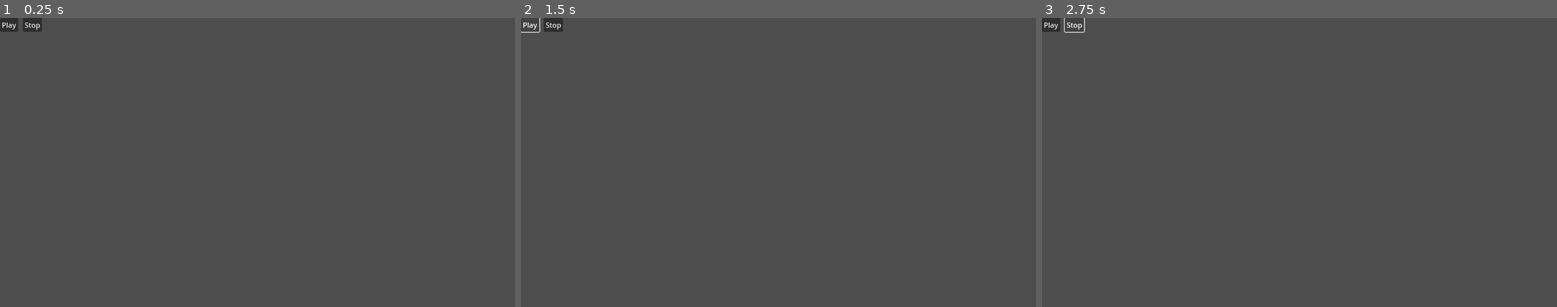
Above: before the commit, frames 1-3 (left to right).
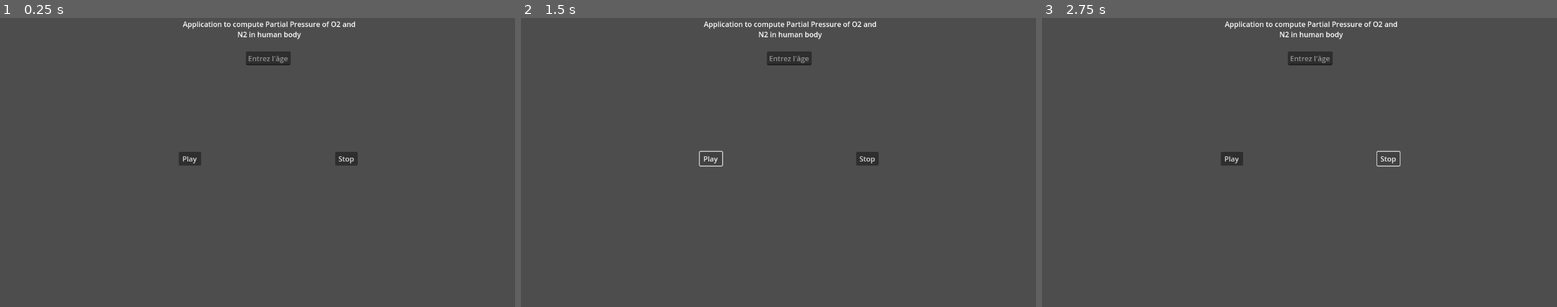
Above: after the commit, the same moments.

Repository: pascal-ballet/Dive-PP
Game: Godot game, scene res://dive_pp.tscn
Two runs of this game, one before a commit and one after it. Both use one fixed random seed, a clock stepped at 60 frames per second and the inputs below.
Inputs:
- Up to frame 1 (0.25 s): no input
- Up to frame 2 (1.5 s): click "Play" at 0.5 s; click "Play" at 1.25 s
- Up to frame 3 (2.75 s): click "Stop" at 2 s

The runs differ from the first frame. In frame 1, 1.5% of the frame differs, in the area x 0-70%, y 0-52%; in frame 2, 1.3%; in frame 3, 1.3%.

Commit message:
Modification Interface

Diff:
--- a/dive_pp.gd
+++ b/dive_pp.gd
@@ -3,6 +3,7 @@
 # ***********************
 # Model parameters
 # ***********************
+var age: int = 25
 var time:float = 0.0
 var dt:float = 0.001
 # Air compartment parameters
@@ -43,6 +44,14 @@
 	time = time + dt
 
 # ***********************
+# Variable change functions
+# ***********************
+
+func _on_age_text_entered(new_age):
+	age = int(new_age)
+	print("Nouvel âge: " +str(age))
+
+# ***********************
 # Simulator functions
 # ***********************
 
@@ -51,7 +60,8 @@
 
 # Called when the node enters the scene tree for the first time.
 func _ready():
-	pass
+	$RichTextLabel.bbcode_enabled = true
+	$RichTextLabel.bbcode_text = "[center]Application to compute Partial Pressure of O2 and N2 in human body[/center]"
 
 # Called every frame. 'delta' is the elapsed time since the previous frame.
 func _process(_delta):
@@ -63,3 +73,6 @@
 
 func _on_stop_button_down():
 	play = false
+
+func _on_text_age_submitted(new_text):
+	_on_age_text_entered(new_text)
--- a/dive_pp.tscn
+++ b/dive_pp.tscn
@@ -6,16 +6,34 @@
 script = ExtResource("1_vi5rk")
 
 [node name="Play" type="Button" parent="."]
-offset_right = 8.0
-offset_bottom = 8.0
+offset_left = 400.0
+offset_top = 300.0
+offset_right = 450.0
+offset_bottom = 331.0
 text = "Play"
 
 [node name="Stop" type="Button" parent="."]
-offset_left = 51.0
-offset_right = 94.0
-offset_bottom = 31.0
+offset_left = 750.0
+offset_top = 300.0
+offset_right = 800.0
+offset_bottom = 331.0
 text = "Stop
 "
 
+[node name="LineEdit" type="LineEdit" parent="."]
+offset_left = 550.0
+offset_top = 75.0
+offset_right = 650.0
+offset_bottom = 106.0
+placeholder_text = "Entrez l'âge"
+alignment = 1
+
+[node name="RichTextLabel" type="RichTextLabel" parent="."]
+offset_left = 403.0
+offset_top = 2.0
+offset_right = 803.0
+offset_bottom = 52.0
+
 [connection signal="button_down" from="Play" to="." method="_on_play_button_down"]
 [connection signal="button_down" from="Stop" to="." method="_on_stop_button_down"]
+[connection signal="text_submitted" from="LineEdit" to="." method="_on_text_age_submitted"]
